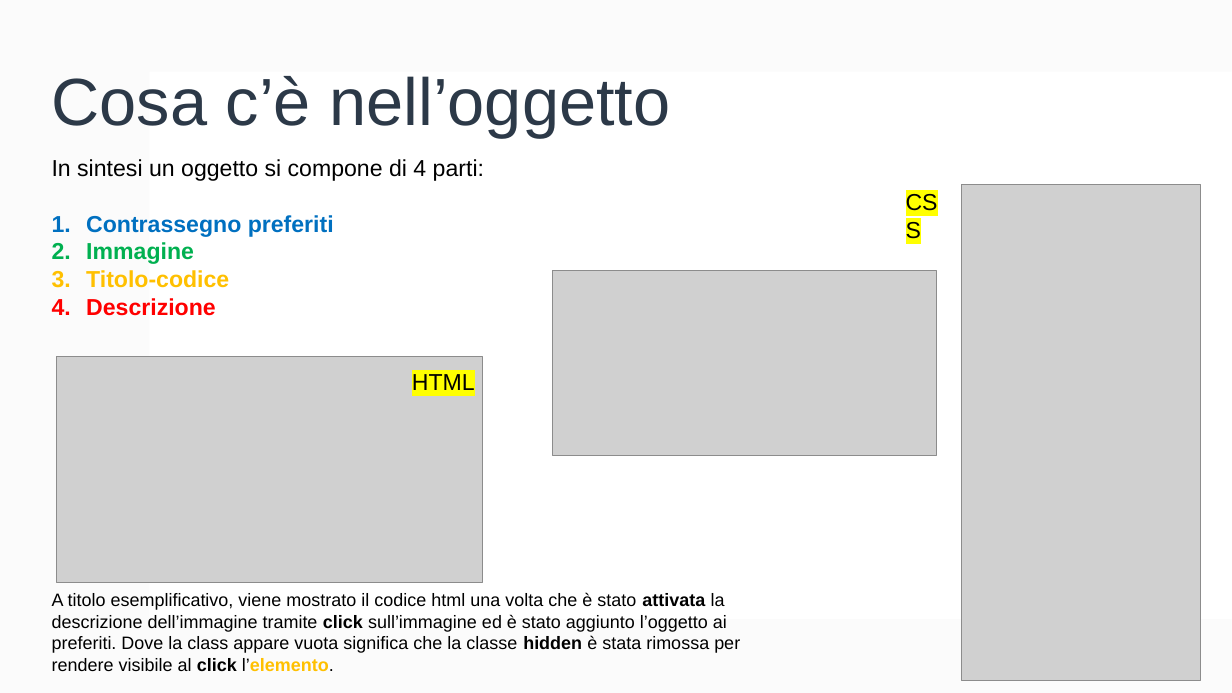
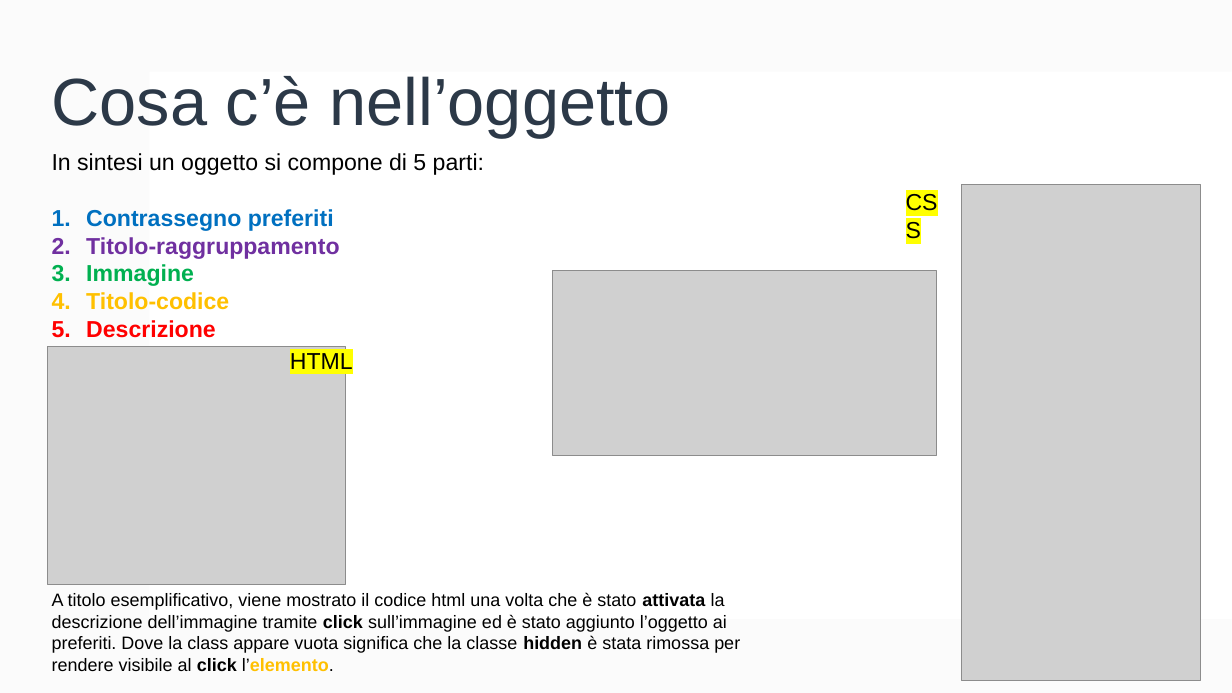
Before and after one commit to FrancescoCt/mhw2, a slide deck: slide 7 of mhw2.pptx. Drawn at 1232x693 pixels with LibreOffice and Linux fonts; fonts in the diff are those of the drawing; grey boxes stand for pictures. Boxes give left, top, right and bottom in pixels: in the first picture for what was removed or moved away, otherwise in the second. Text is boxed around its words. In the diff, an @@ line names an element or a change of style, - is before the commit and + after.

```diff
--- a/mhw2.pptx
+++ b/mhw2.pptx
@@ text at (52, 153, 484, 175): text changed @@
-In sintesi un oggetto si compone di 4 parti:
+In sintesi un oggetto si compone di 5 parti:
@@ text at (86, 237, 339, 259): paragraph added @@
+2. Titolo-raggruppamento
@@ picture: place and size @@
-picture at (57, 357, 483, 582)
+picture at (48, 347, 346, 585)
@@ text "HTML" rewrapped from (412, 374, 475, 390) to (290, 353, 353, 375) @@
```
Also in this commit, not shown: 10 other slides changed, 6 other files.
